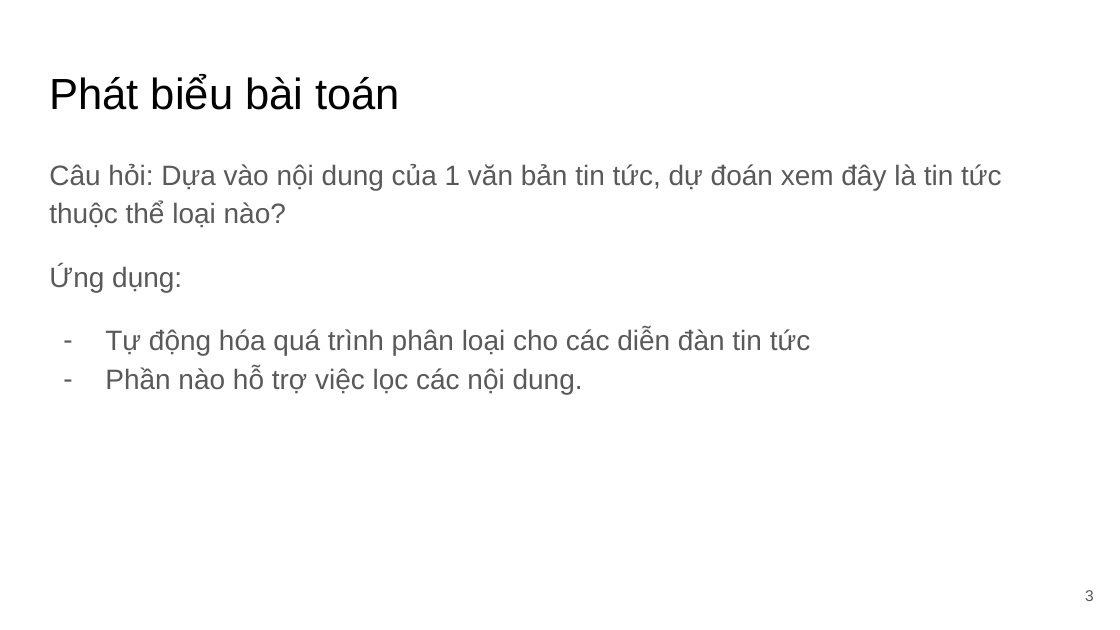
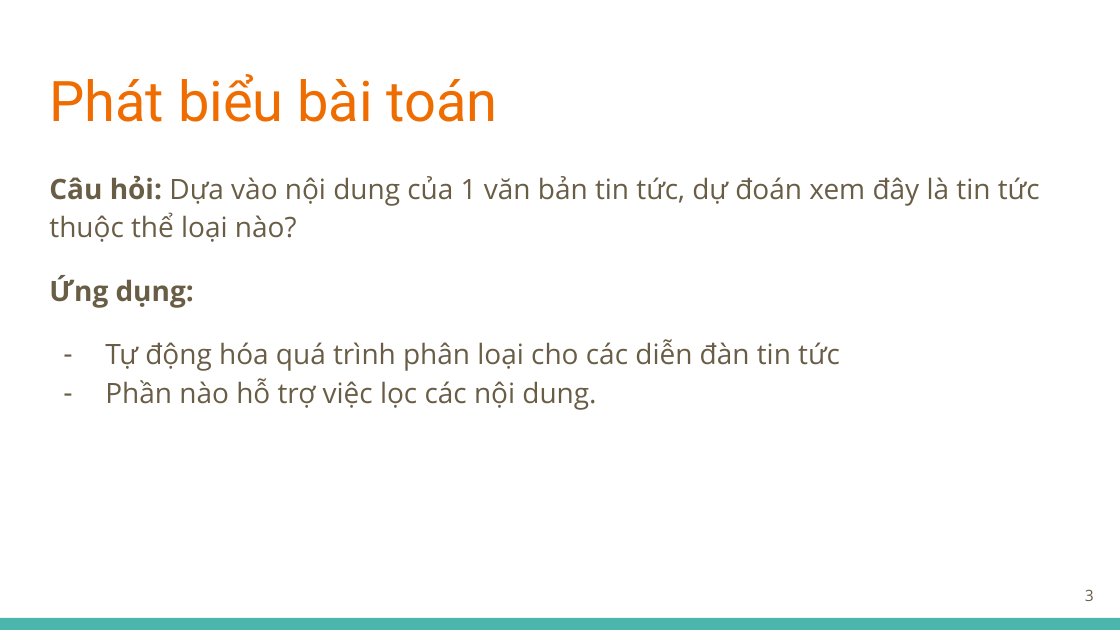
Before and after one commit to tuandoan998/DS_Final_Project, a slide deck: slide 3 of misc/docs/slide.pptx. Drawn at 1120x630 pixels with LibreOffice and Linux fonts; fonts in the diff are those of the drawing. Boxes give left, top, right and bottom in pixels: in the first picture for what was removed or moved away, otherwise in the second. Text is boxed around its words. In the diff, an @@ line names an element or a change of style, - is before the commit and + after.

```diff
--- a/misc/docs/slide.pptx
+++ b/misc/docs/slide.pptx
@@ title "Phát biểu bài toán" at [49, 74, 498, 122]: size 28 to 36 pt, font Arial to Roboto, text colour #000000 to #EF6C00 @@
@@ text "Câu hỏi: Dựa vào nội ...": place and size @@
-text "Câu hỏi: Dựa vào nội ..." at [49, 164, 1002, 394]
+text "Câu hỏi: Dựa vào nội ..." at [49, 175, 1040, 410]
@@ text "Câu hỏi: Dựa vào nội ..." at [49, 175, 1040, 410]: font Arial to Open Sans, text colour #595959 to #695D46; bold on in "Câu hỏi:", "Ứng dụng:"; bullet colour #595959 to #695D46 @@
@@ page number at [1085, 589, 1094, 601]: font Arial to Open Sans, text colour #595959 to #695D46 @@
@@ rectangle added at [0, 618, 1120, 630], fill #4DB6AC @@
```
Also in this commit, not shown: 16 other slides changed, 4 slides added, 2 slides removed, 2 other files.
